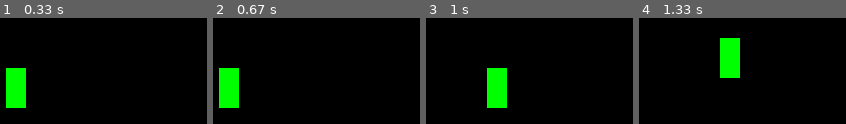
Above: before the commit, frames 1-4 (left to right).
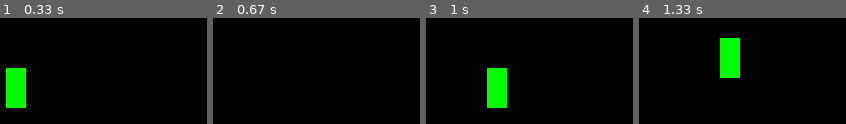
Above: after the commit, the same moments.

Repository: husainasad/PyGame
Game: pygame game, started from FirstGame.py
The game is run twice, just before and just after one commit, with the same random seed, the same clock (stepped at 60 frames per second) and the same inputs.
Inputs:
- Up to frame 1 (0.33 s): no input
- Up to frame 2 (0.67 s): tap Space at 0.33 s
- Up to frame 3 (1 s): hold Right from 0.67 s (still down)
- Up to frame 4 (1.33 s): release Right at 1.13 s; hold Up from 1.17 s (still down)

Frame 1 is identical in both runs. In frame 2, 3.6% of the frame differs, in the area x 2-13%, y 47-85%; in frame 3, nothing differs; in frame 4, nothing differs.

Commit message:
added jump feature to game

Diff:
--- a/FirstGame.py
+++ b/FirstGame.py
@@ -10,6 +10,10 @@
 width=20
 height=40
 vel=5
+
+isJump=False
+jumpCount=10
+ascent=0.5 # change value of ascent to increase/decrease height of jump
 rgb = (0,255,0)
 run = True
 while run:
@@ -29,14 +33,25 @@
 		x+=vel
 		if x+width>500:
 			x=500-width
-	if keys[pygame.K_UP]:
-		y-=vel
-		if y<0:
-			y=0
-	if keys[pygame.K_DOWN]:
-		y+=vel
-		if y+height>500:
-			y=500-height
+	if not(isJump):
+		if keys[pygame.K_UP]:
+			y-=vel
+			if y<0:
+				y=0
+		if keys[pygame.K_DOWN]:
+			y+=vel
+			if y+height>500:
+				y=500-height
+		if keys[pygame.K_SPACE]:
+			isJump=True
+	else:
+		if jumpCount>=-10:
+			y-=(jumpCount*abs(jumpCount))*ascent
+			jumpCount-=1
+		else:
+			isJump=False
+			jumpCount=10
+
 	win.fill((0,0,0))
 	pygame.draw.rect(win, rgb, (x,y,width,height))
 	pygame.display.update()
